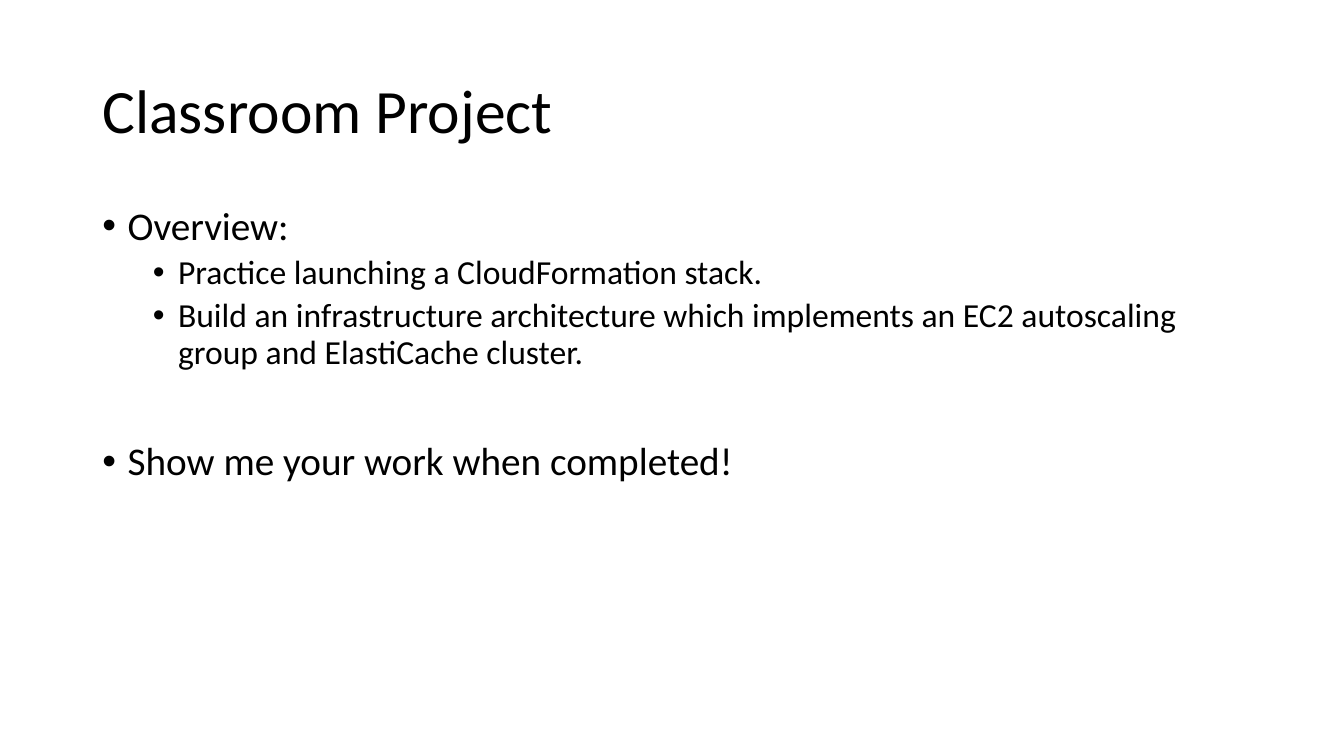
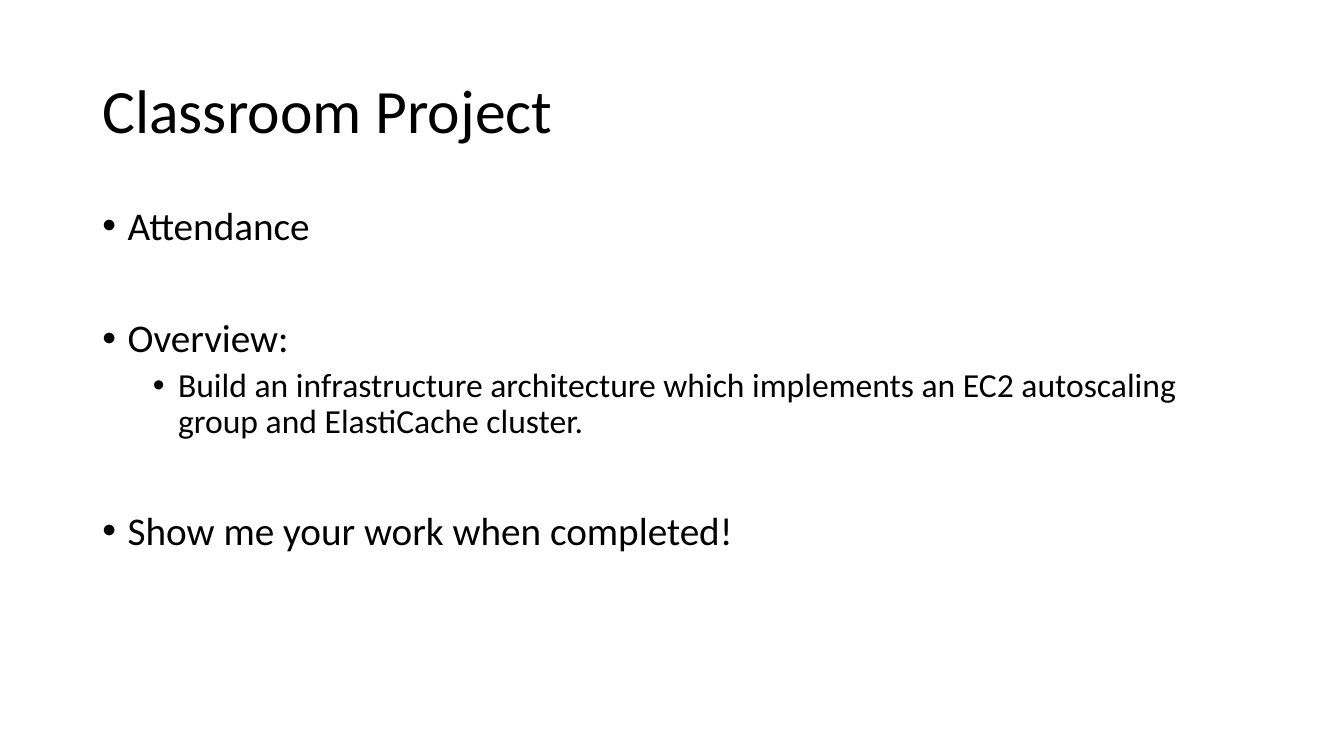
Before and after one commit to jasondbaker/infrastructure-class, a slide deck: slide 7 of review/lecture-review-week-5.pptx. Drawn at 1344x756 pixels with LibreOffice and Linux fonts; fonts in the diff are those of the drawing. Boxes give left, top, right and bottom in pixels: in the first picture for what was removed or moved away, otherwise in the second. Text is boxed around its words. In the diff, an @@ line names an element or a change of style, - is before the commit and + after.

```diff
--- a/review/lecture-review-week-5.pptx
+++ b/review/lecture-review-week-5.pptx
@@ text at [128,212,310,241]: paragraph added @@
+• Attendance
@@ text at [178,260,763,290]: paragraph removed @@
-  • Practice launching a CloudFormation stack.
```
Also in this commit, not shown: 1 other slide changed, 1 slide removed.
